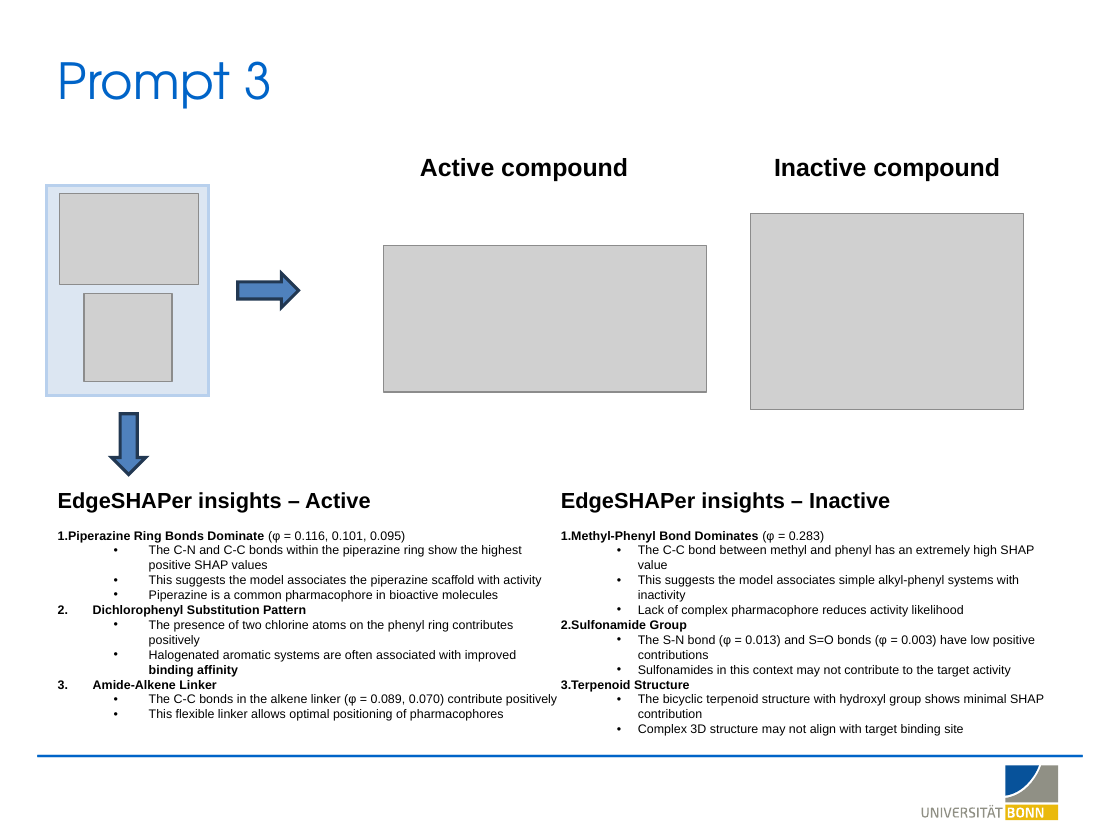
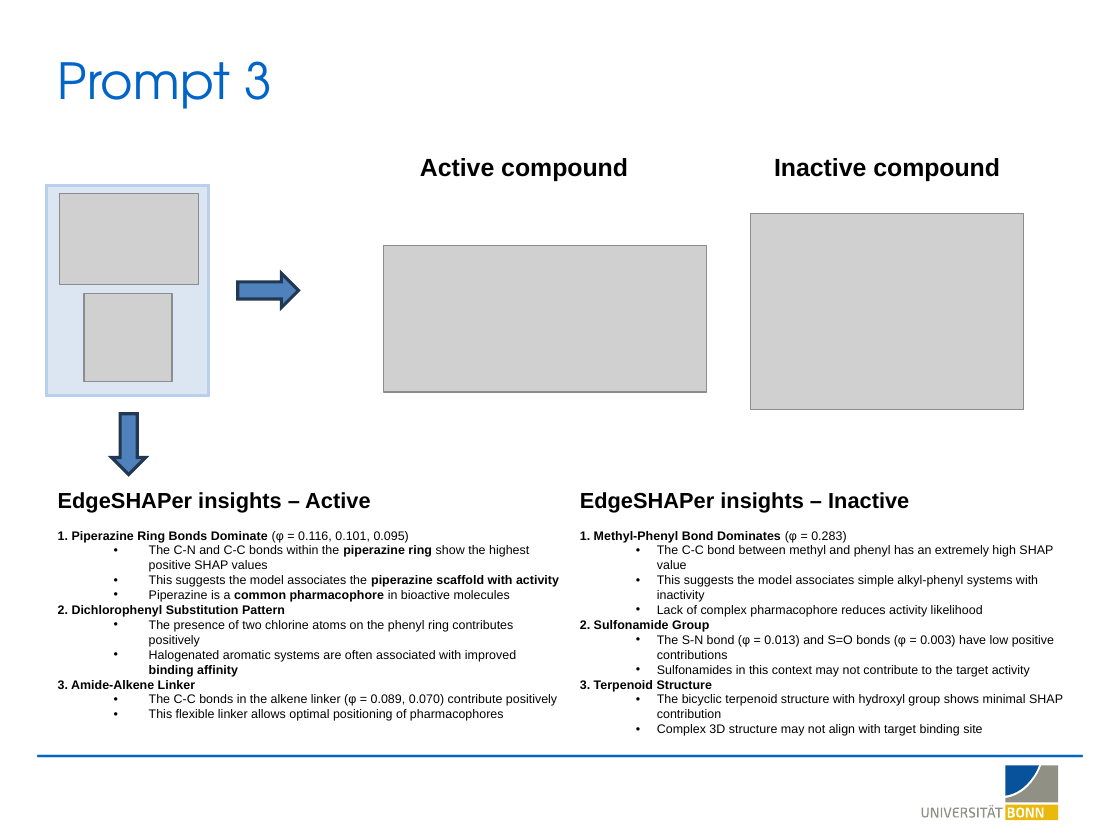
Before and after one commit to LSI-Uni-Bonn/ChemicHAL, a slide deck: slide 13 of slides/AI_Agent_Explainability.pptx (slide 15 before the commit). Drawn at 1120x840 pixels with LibreOffice and Linux fonts; fonts in the diff are those of the drawing; grey boxes stand for pictures; background and template pictures are left out. Boxes give left, top, right and bottom in pixels: in the first picture for what was removed or moved away, otherwise in the second. Text is boxed around its words. In the diff, an @@ line names an element or a change of style, - is before the commit and + after.

```diff
--- a/slides/AI_Agent_Explainability.pptx
+++ b/slides/AI_Agent_Explainability.pptx
@@ text "EdgeSHAPer insights – Inactive": place and size @@
-text "EdgeSHAPer insights – Inactive" at bbox=[561, 492, 1044, 736]
+text "EdgeSHAPer insights – Inactive" at bbox=[580, 492, 1063, 736]
@@ text at bbox=[71, 545, 559, 689]: bold on in "piperazine ring", "piperazine scaffold with activity", "common pharmacophore"; indent changed @@
```
Also in this commit, not shown: 9 other slides changed, 3 slides added, 2 slides removed.
